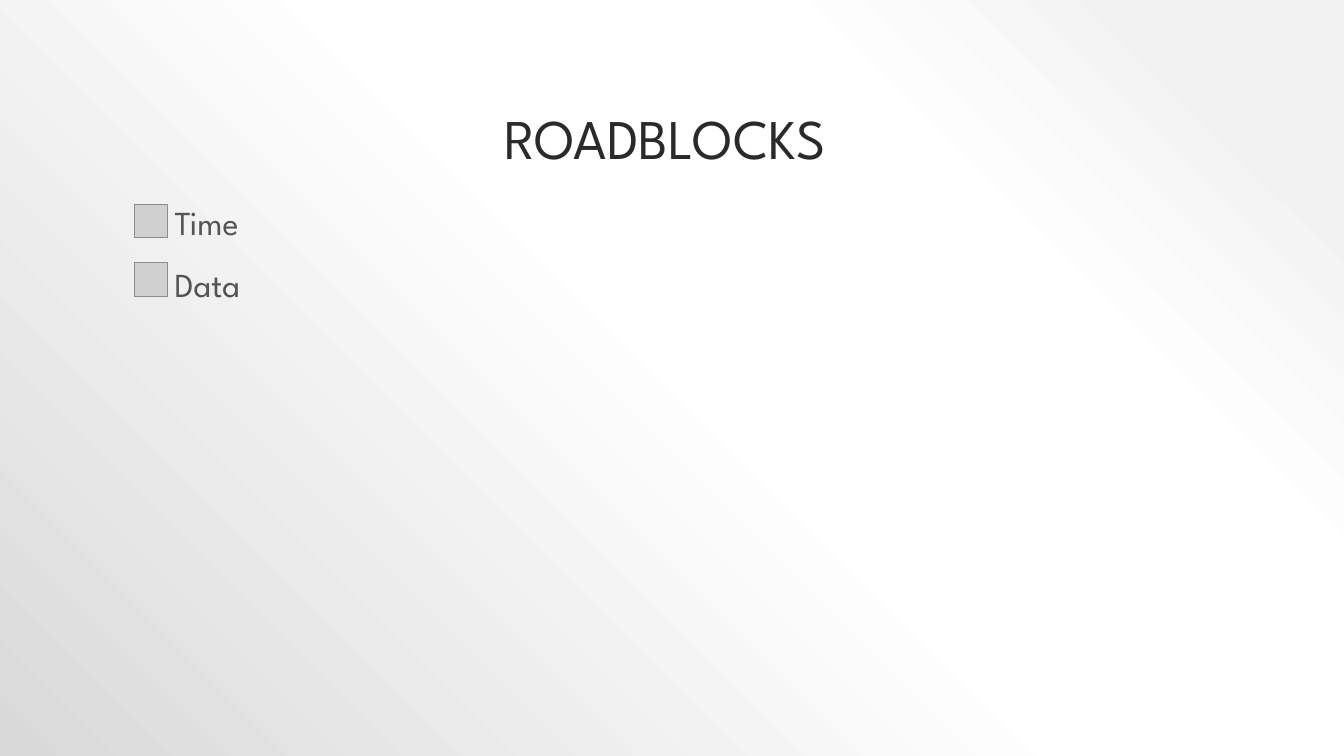
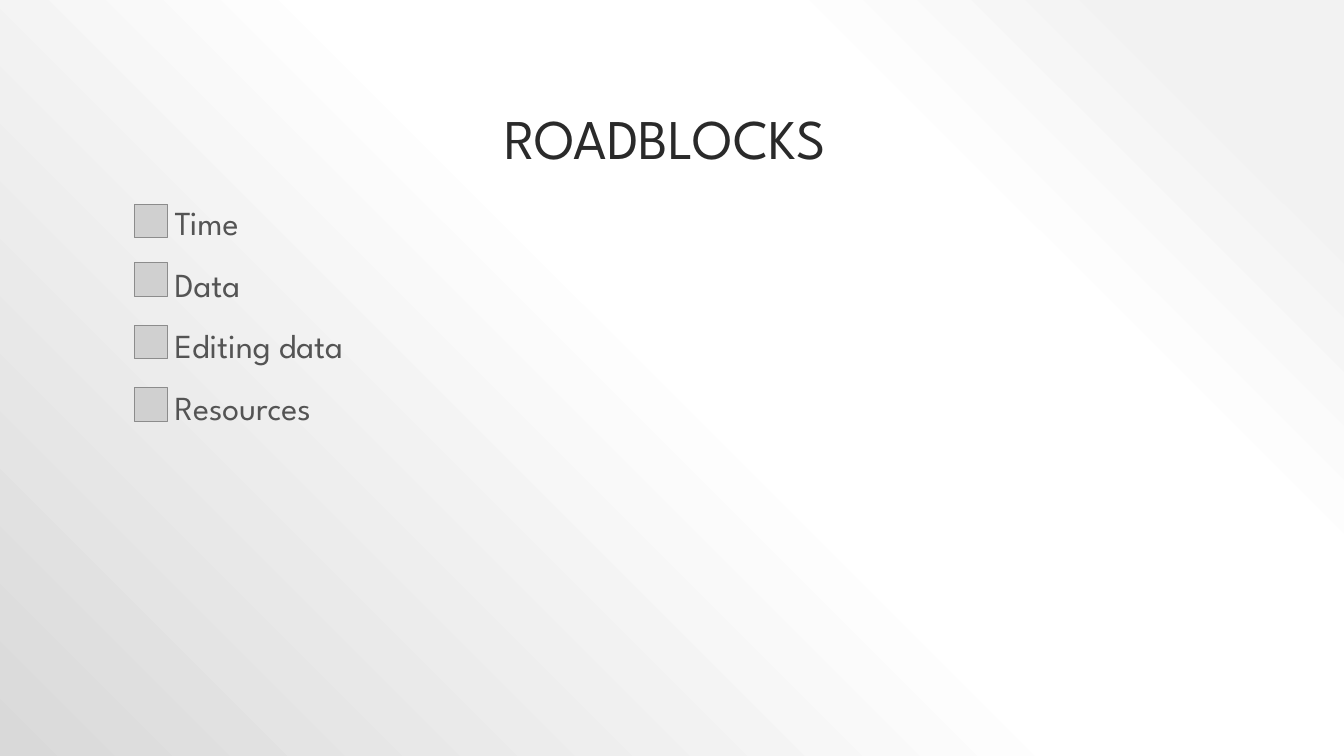
Before and after one commit to Jordanmyer92/COVID-Part-3, a slide deck: slide 12 of PROJECT_3_PRESENTATION (2).pptx. Drawn at 1344x756 pixels with LibreOffice and Linux fonts; fonts in the diff are those of the drawing; grey boxes stand for pictures. Boxes give left, top, right and bottom in pixels: in the first picture for what was removed or moved away, otherwise in the second. Text is boxed around its words. In the diff, an @@ line names an element or a change of style, - is before the commit and + after.

```diff
--- a/PROJECT_3_PRESENTATION (2).pptx
+++ b/PROJECT_3_PRESENTATION (2).pptx
@@ picture added at bbox=[134, 326, 167, 359] @@
@@ text at bbox=[175, 335, 343, 421]: paragraphs added @@
+• Editing data
+• Resources
@@ picture added at bbox=[134, 388, 167, 421] @@
```
Also in this commit, not shown: 8 other slides changed, 1 other file.
